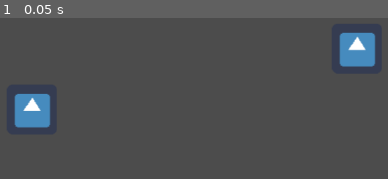
Above: before the commit, frame 1.
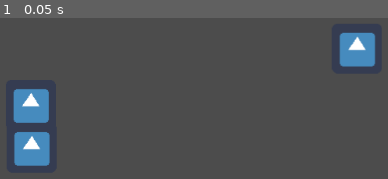
Above: after the commit, the same moment.

Repository: h19mili/TBRPG
Game: Godot game, scene res://test.tscn
The game is run twice, just before and just after one commit, with the same random seed, the same clock (stepped at 60 frames per second) and the same inputs. The engine's default icon, where the game draws it, is replaced by a stand-in: a white triangle on a blue panel in a dark square.
Inputs:
- Up to frame 1 (0.05 s): no input

The runs differ from the first frame. In frame 1, 2.9% of the frame differs, in the area x 3-13%, y 44-92%.

Commit message:
sec puch

Diff:
--- a/Combatant.gd
+++ b/Combatant.gd
@@ -9,7 +9,7 @@
 export var DEF : int
 signal Dmg
 signal Player
-
+signal completed
 func _ready():
 
 	pass
@@ -17,11 +17,11 @@
 func _process(delta):
 	if Input.is_action_just_pressed("ui_accept"):
 		emit_signal("Dmg")
-		get_node("/root/Node2D/TurnQ").initialize()
 	if Input.is_action_just_pressed("ui_right"):
 		print(CM_HP)
+		emit_signal("completed")
+		print("Jag är klar")
 	if Input.is_action_just_pressed("ui_down"):
-		#TurnQ.initialize()
 		print("hi")
 
 func _on_Monster_Mdmg():
--- a/Combatant.tscn
+++ b/Combatant.tscn
@@ -7,15 +7,10 @@
 extents = Vector2( 31.5209, 28.607 )
 
 [sub_resource type="SpriteFrames" id=2]
-animations = [ {
-"frames": [  ],
-"loop": true,
-"name": "default",
-"speed": 5.0
-} ]
+animations = [  ]
 
 [node name="Combatant" type="Node2D"]
-position = Vector2( 253.48, 292.875 )
+position = Vector2( 251.859, 286.931 )
 script = ExtResource( 1 )
 __meta__ = {
 "_edit_group_": true
@@ -33,3 +28,12 @@
 
 [node name="AnimatedSprite" type="AnimatedSprite" parent="KinematicBody2D"]
 frames = SubResource( 2 )
+
+[node name="TextureProgress" type="TextureProgress" parent="KinematicBody2D"]
+margin_left = -31.0
+margin_top = 23.0
+margin_right = 33.0
+margin_bottom = 87.0
+max_value = 10.0
+value = 10.0
+texture_progress = ExtResource( 2 )
--- a/Monster.gd
+++ b/Monster.gd
@@ -6,6 +6,7 @@
 export var STR : int
 export var Speed : int
 signal Mdmg
+signal completed
 
 func _ready():
 	pass
@@ -13,10 +14,11 @@
 func _process(delta):
 	if Input.is_action_just_pressed("ui_up"):
 		emit_signal("Mdmg")
+		emit_signal("completed")
 
 func _on_Combatant_Dmg():
 	print (Max_HP)
 	pass # Replace with function body.
 
 func Stats():
-	Speed == 2
+	Speed == 4
--- a/Node2D.gd
+++ b/Node2D.gd
@@ -1,4 +1,4 @@
 extends Node2D
 
 
-#change name on player/players to combaten/combantens
+#changenme on player/players to combaten/combanklhjg gthj
--- a/TurnQ.gd
+++ b/TurnQ.gd
@@ -1,8 +1,10 @@
 extends YSort
 
 class_name TurnQ
-
+signal completed
 onready var active_player = Battler #and Battler_M
+onready var active_monster = Battler_M
+onready var Allfighter = active_monster and active_player
 
 func _ready():
 	initialize()
@@ -11,30 +13,37 @@
 
 func initialize():
 	var Battlers = get_players()
-	#print("BATTLERS: ")
-	#print(Battlers)
+	print("BATTLERS: ")
+	print(Battlers)
 	Battlers.sort_custom(self, 'sort_players')
-	#Battlers.raise()
-	active_player = get_child(0)
-	_next_battler()
+	Battlers[1].raise()
+	print("BATTLERS efter: ")
+	print(Battlers)
+	Allfighter = get_child(0)
+	print(get_child(0))
+	play_turn()
+	#active_monster = get_child(0)
+	#_next_battler()
 	#print(get_child_count())
 
 func play_turn():
-	yield(active_player.play_turn(), "completed")
-	var new_index : int = (active_player.get_index() + 1) % get_child_count()
-	active_player = get_child(new_index)
-	_next_battler()
-	print ("hej")
+	yield(Allfighter, "completed")
+	print("aaa")
+	var new_index : int = (Allfighter.get_index() + 1) % get_child_count()
+	Allfighter = get_child(new_index)
+	#_next_battler()
+	print (new_index)
 
 static func sort_players(a : Battler_M, b : Battler) -> bool:
 	return a.Speed > b.Speed
 
-static func tobbe_sort(a = [], b = []):
-	return a
-
 func _next_battler():
-	var next_player_index : int = (active_player.get_index() + 1) % get_child_count()
-	active_player = get_child(next_player_index)
+	var new_index : int = (Allfighter.get_index() + 1) % get_child_count()
+	Allfighter = get_child(new_index)
 
 func get_players():
 		return get_children()
+
+func Done():
+	emit_signal("completed")
+	pass
--- a/project.godot
+++ b/project.godot
@@ -36,6 +36,10 @@
 run/main_scene="res://test.tscn"
 config/icon="res://icon.png"
 
+[display]
+
+window/size/resizable=false
+
 [rendering]
 
 environment/default_environment="res://default_env.tres"
--- a/test.tscn
+++ b/test.tscn
@@ -15,6 +15,7 @@
 Speed = 3
 
 [node name="Monster" parent="TurnQ" instance=ExtResource( 4 )]
-Speed = 2
+Speed = 4
 [connection signal="Dmg" from="TurnQ/Combatant" to="TurnQ/Monster" method="_on_Combatant_Dmg"]
+[connection signal="completed" from="TurnQ/Combatant" to="TurnQ" method="Done"]
 [connection signal="Mdmg" from="TurnQ/Monster" to="TurnQ/Combatant" method="_on_Monster_Mdmg"]
